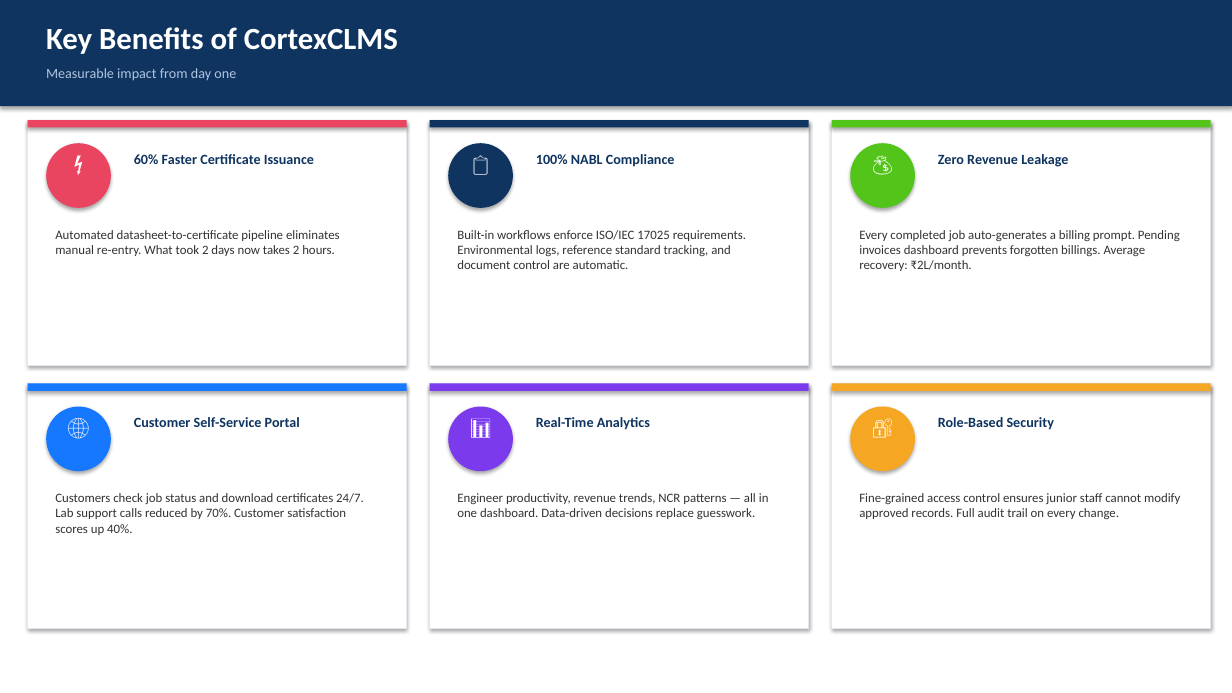
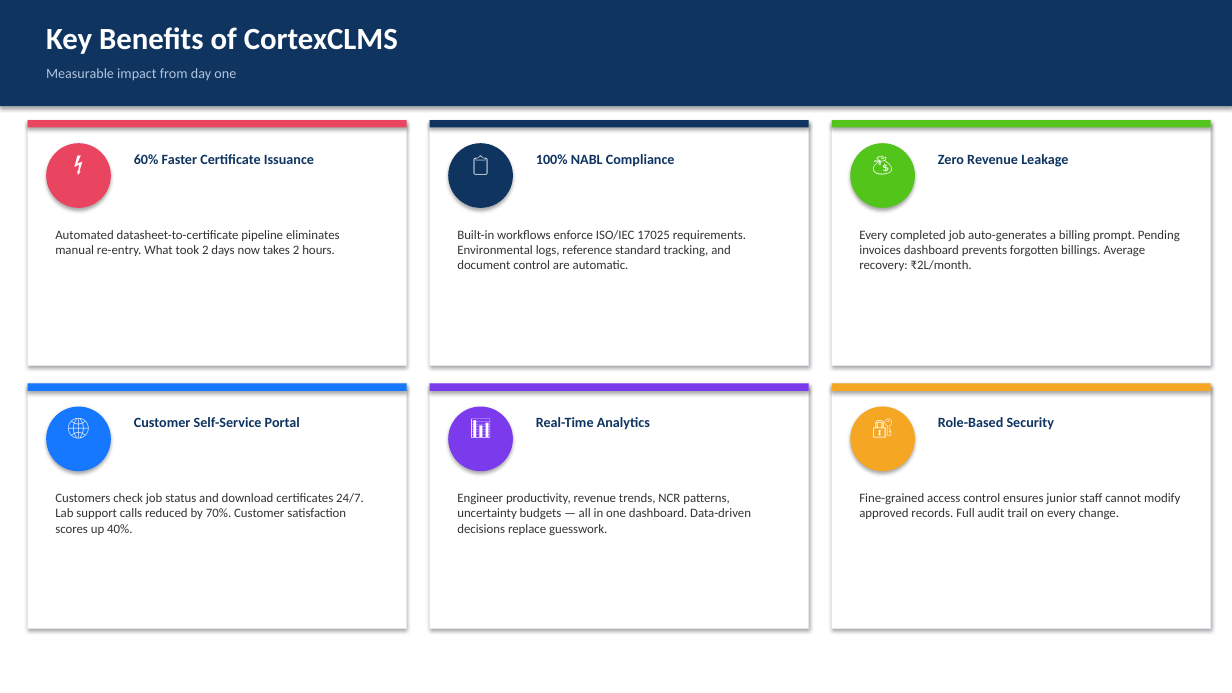
Before and after one commit to VinaySawarkar1/CLMS, a slide deck: slide 7 of CortexCLMS-Presentation.pptx (slide 6 before the commit). Drawn at 1232x693 pixels with LibreOffice and Linux fonts; fonts in the diff are those of the drawing. Boxes give left, top, right and bottom in pixels: in the first picture for what was removed or moved away, otherwise in the second. Text is boxed around its words. In the diff, an @@ line names an element or a change of style, - is before the commit and + after.

```diff
--- a/CortexCLMS-Presentation.pptx
+++ b/CortexCLMS-Presentation.pptx
@@ text at (457, 493, 751, 535): text changed @@
-Engineer productivity, revenue trends, NCR patterns — all in one dashboard. Data-driven decisions replace guesswork.
+Engineer productivity, revenue trends, NCR patterns, uncertainty budgets — all in one dashboard. Data-driven decisions replace guesswork.
```
Also in this commit, not shown: 6 other slides changed, 1 slide added.
